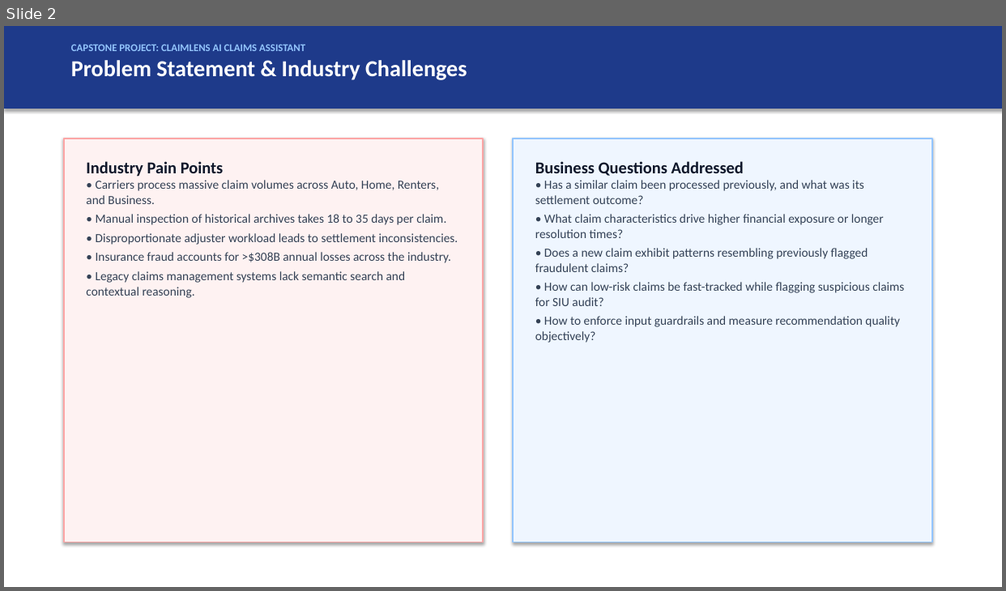
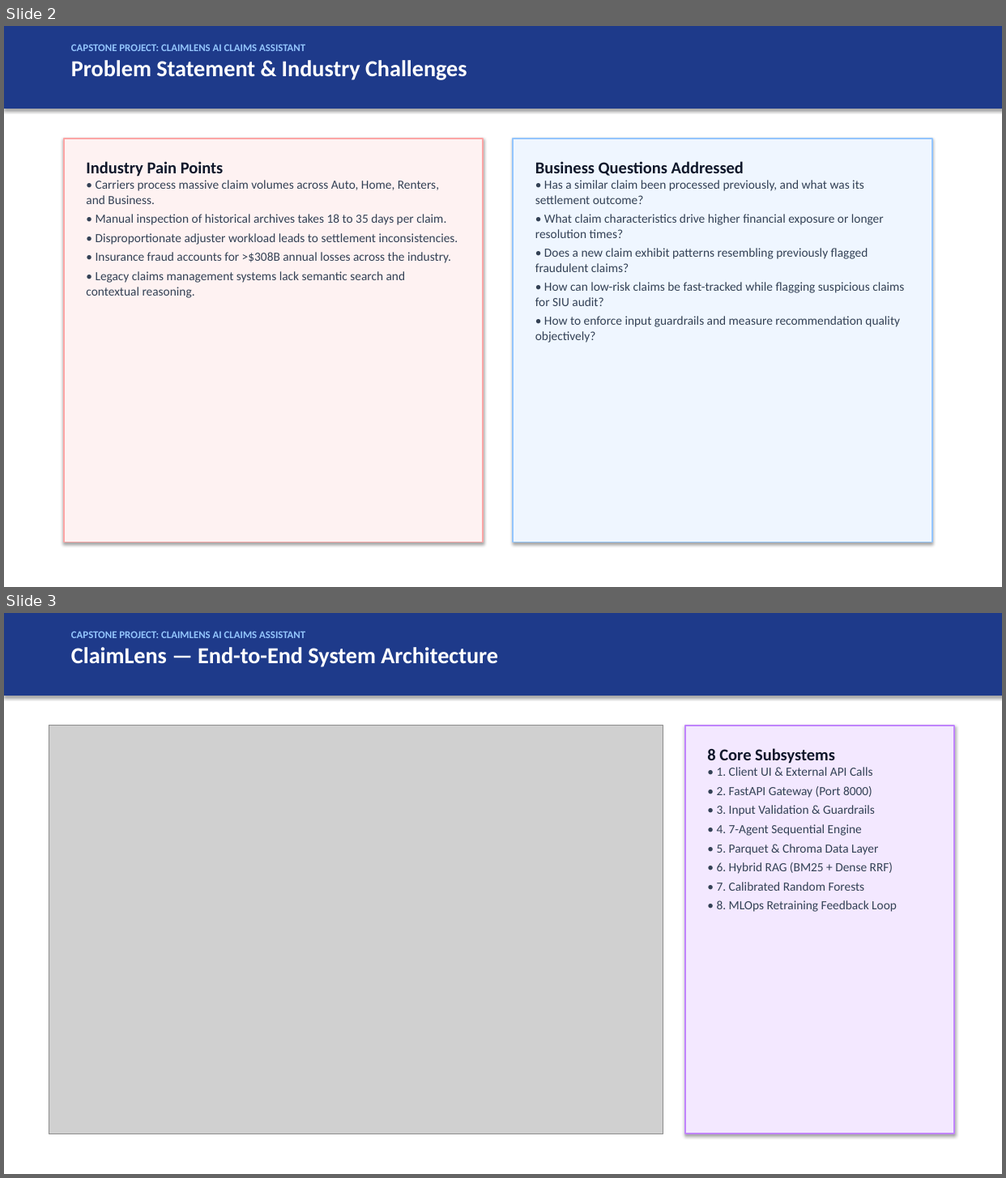
Before and after one commit to Ayushk3001/claimlens, a slide deck: presentation/Project_Presentation.pptx. Shown one above the other, each under a label of ours: slide 2 before the commit, slides 2 and 3 after it. The pictures are 1006x591 and 1006x1178 pixels, drawn with LibreOffice and Linux fonts; fonts in the diff are those of the drawing; grey boxes stand for pictures. Boxes give left, top, right and bottom in pixels: in the first picture for what was removed or moved away, otherwise in the second. Text is boxed around its words. In the diff, an @@ line names an element or a change of style, - is before the commit and + after.

Commit message:
Update architecture diagram asset, PDF deliverable, and presentation deck

```diff
--- a/presentation/Project_Presentation.pptx
+++ b/presentation/Project_Presentation.pptx
@@ slide 3 added at box(4, 613, 1002, 1174), background #FFFFFF @@
@@ rectangle added at box(4, 613, 1002, 696), fill #1E3A8A, outline #1E3A8A 0.75 pt @@
@@ text added at box(71, 631, 498, 667), 10 pt, text #93C5FD, bold @@
+CAPSTONE PROJECT: CLAIMLENS AI CLAIMS ASSISTANT
+ClaimLens — End-to-End System Architecture
@@ picture added at box(49, 726, 663, 1134) @@
@@ rectangle added at box(685, 726, 955, 1134), fill #F3E8FF, outline #C084FC 1.5 pt @@
@@ text added at box(707, 748, 897, 912), 12 pt, text #334155 @@
+8 Core Subsystems
+• 1. Client UI & External API Calls
+• 2. FastAPI Gateway (Port 8000)
+• 3. Input Validation & Guardrails
+• 4. 7-Agent Sequential Engine
+• 5. Parquet & Chroma Data Layer
+• 6. Hybrid RAG (BM25 + Dense RRF)
+• 7. Calibrated Random Forests
+• 8. MLOps Retraining Feedback Loop
```
Also in this commit, not shown: 1 slide removed, 9 other files.
